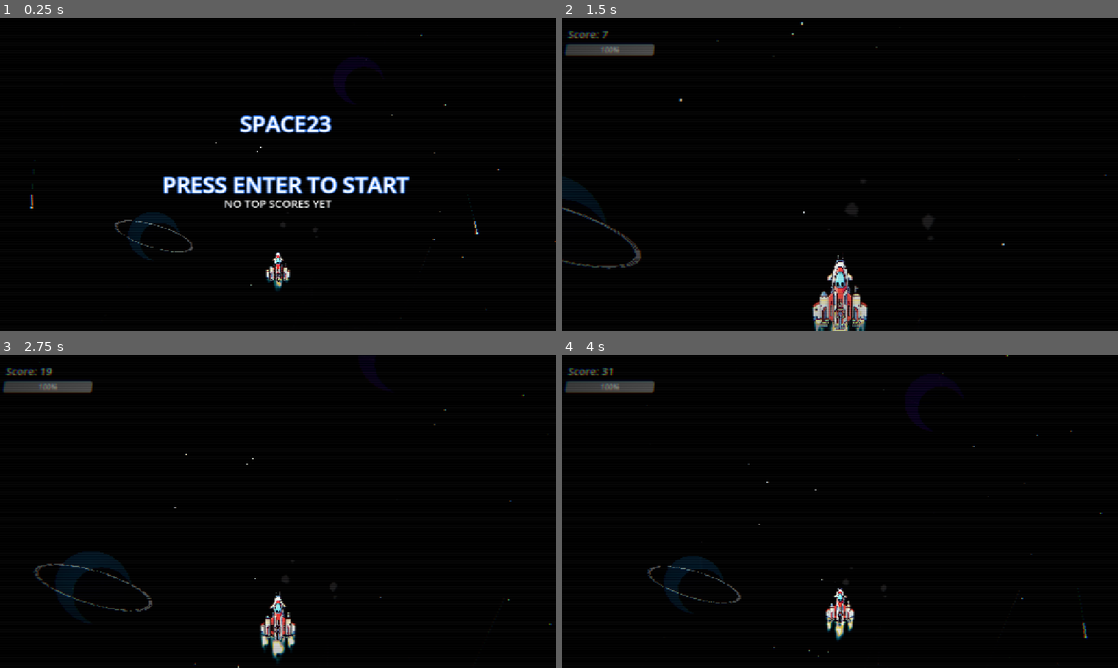
Above: before the commit, frames 1-4 (two rows, left to right).
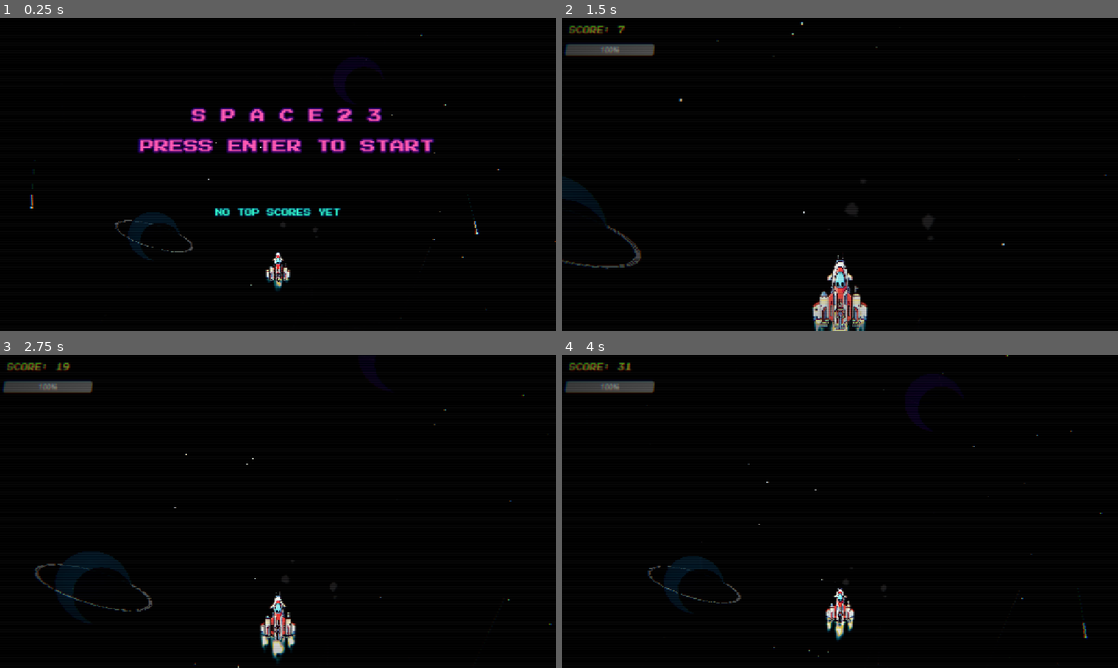
Above: after the commit, the same moments.

Repository: fabriziosalmi/space23
Game: Godot game, scene res://Main.tscn
The game is run twice, just before and just after one commit, with the same random seed, the same clock (stepped at 60 frames per second) and the same inputs. Sound files missing from this copy of the repository are replaced by a short silence.
Inputs:
- Up to frame 1 (0.25 s): no input
- Up to frame 2 (1.5 s): tap Enter (ui_accept) at 0.5, 0.77 s; hold Right 0.53-1.28 s; hold Space 0.53-1.28 s; hold Down from 1.28 s (still down); tap Shift at 1.35 s
- Up to frame 3 (2.75 s): tap Enter (ui_accept) at 1.52 s; release Down at 2.03 s; hold Right from 2.03 s (still down); hold Space from 2.03 s (still down)
- Up to frame 4 (4 s): release Right at 2.78 s; release Space at 2.78 s; hold Up 2.78-3.53 s; tap Shift at 2.85 s; tap Enter (ui_accept) at 3.02, 3.77 s; hold Left from 3.53 s (still down); hold Space from 3.53 s (still down)

The runs differ from the first frame. In frame 1, 6.2% of the frame differs, in the area x 20-79%, y 28-75%; in frame 2, 0.4%; in frame 3, 0.4%; in frame 4, 0.4%.

Commit message:
UI Polishing: Add 80s arcade font, integer scores, pulsing colors, and fix planet ring 3D overlap

Diff:
--- a/BackgroundRenderer.gd
+++ b/BackgroundRenderer.gd
@@ -252,12 +252,19 @@
 	# 4. DRAW LAYER TOP
 	for e in layer_top:
 		if e.type == "planet":
-			draw_circle(e.pos, e.radius, e.color)
-			draw_circle(e.pos + Vector2(e.radius*0.25, e.radius*0.25), e.radius*0.8, Color(0, 0, 0, 0.6))
 			if e.ring:
 				draw_set_transform(e.pos, 0.3, Vector2(1.0, 0.3))
 				for r in range(3):
-					draw_arc(Vector2.ZERO, e.radius * 1.5 + r*2, 0, PI*2, 32, Color(1, 1, 1, 0.3), 1.5)
+					draw_arc(Vector2.ZERO, e.radius * 1.5 + r*2, PI, PI*2, 16, Color(1, 1, 1, 0.3), 1.5)
+				draw_set_transform(Vector2.ZERO, 0.0, Vector2.ONE)
+
+			draw_circle(e.pos, e.radius, e.color)
+			draw_circle(e.pos + Vector2(e.radius*0.25, e.radius*0.25), e.radius*0.8, Color(0, 0, 0, 0.6))
+
+			if e.ring:
+				draw_set_transform(e.pos, 0.3, Vector2(1.0, 0.3))
+				for r in range(3):
+					draw_arc(Vector2.ZERO, e.radius * 1.5 + r*2, 0, PI, 16, Color(1, 1, 1, 0.3), 1.5)
 				draw_set_transform(Vector2.ZERO, 0.0, Vector2.ONE)
 
 		elif e.type == "asteroid_group":
--- a/UIManager.gd
+++ b/UIManager.gd
@@ -18,15 +18,22 @@
 var highscores = []
 const SAVE_PATH = "user://space23_highscores.json"
 var current_final_score = 0
+var arcade_font
 
 func _ready():
+	arcade_font = preload("res://PressStart2P.ttf")
+
 	layer = 99
 	var screen_size = get_viewport().get_visible_rect().size
 
 	hud_score = Label.new()
 	hud_score.position = Vector2(20, 20)
-	hud_score.text = "Score: 0"
-	hud_score.add_theme_font_size_override("font_size", 24)
+	hud_score.text = "SCORE: 0"
+	hud_score.add_theme_font_override("font", arcade_font)
+	hud_score.add_theme_font_size_override("font_size", 16)
+	hud_score.add_theme_color_override("font_color", Color(1.0, 1.0, 0.2))
+	hud_score.add_theme_color_override("font_outline_color", Color(0.1, 0.0, 0.2))
+	hud_score.add_theme_constant_override("outline_size", 6)
 	add_child(hud_score)
 
 	hp_bar = ProgressBar.new()
@@ -37,20 +44,29 @@
 	add_child(hp_bar)
 
 	title_label = Label.new()
-	title_label.text = "SPACE23\n\nPRESS ENTER TO START"
+	title_label.text = "S P A C E 2 3\n\nPRESS ENTER TO START"
 	title_label.horizontal_alignment = HORIZONTAL_ALIGNMENT_CENTER
-	title_label.add_theme_font_size_override("font_size", 48)
-	title_label.add_theme_color_override("font_color", Color(1.0, 1.0, 1.0))
-	title_label.add_theme_color_override("font_outline_color", Color(0.2, 0.5, 1.0))
-	title_label.add_theme_constant_override("outline_size", 8)
-	title_label.position = Vector2(screen_size.x / 2.0 - 250, screen_size.y / 2.0 - 150)
+	title_label.add_theme_font_override("font", arcade_font)
+	title_label.add_theme_font_size_override("font_size", 32)
+	title_label.add_theme_color_override("font_color", Color(1.0, 0.2, 0.6))
+	title_label.add_theme_color_override("font_outline_color", Color(0.2, 0.0, 0.4))
+	title_label.add_theme_constant_override("outline_size", 12)
+	title_label.add_theme_constant_override("shadow_offset_x", 4)
+	title_label.add_theme_constant_override("shadow_offset_y", 4)
+	title_label.add_theme_color_override("font_shadow_color", Color(0.0, 0.0, 0.0))
+	title_label.position = Vector2(screen_size.x / 2.0 - 300, screen_size.y / 2.0 - 150)
+	title_label.size = Vector2(600, 200)
 	add_child(title_label)
 
 	leaderboard_label = Label.new()
-	leaderboard_label.position = Vector2(screen_size.x / 2.0 - 200, screen_size.y / 2.0 + 50)
+	leaderboard_label.position = Vector2(screen_size.x / 2.0 - 200, screen_size.y / 2.0 + 80)
 	leaderboard_label.size = Vector2(400, 200)
 	leaderboard_label.horizontal_alignment = HORIZONTAL_ALIGNMENT_CENTER
-	leaderboard_label.add_theme_font_size_override("font_size", 24)
+	leaderboard_label.add_theme_font_override("font", arcade_font)
+	leaderboard_label.add_theme_font_size_override("font_size", 16)
+	leaderboard_label.add_theme_color_override("font_color", Color(0.2, 1.0, 0.8))
+	leaderboard_label.add_theme_color_override("font_outline_color", Color(0.0, 0.2, 0.4))
+	leaderboard_label.add_theme_constant_override("outline_size", 6)
 	add_child(leaderboard_label)
 
 	hud_score.hide()
@@ -64,19 +80,24 @@
 	game_over_container.hide()
 
 	var go_label = Label.new()
-	go_label.text = "G A M E   O V E R"
+	go_label.text = "GAME OVER"
 	go_label.horizontal_alignment = HORIZONTAL_ALIGNMENT_CENTER
-	go_label.add_theme_font_size_override("font_size", 64)
-	go_label.add_theme_color_override("font_color", Color(1.0, 0.2, 0.2))
-	go_label.add_theme_color_override("font_outline_color", Color(0.2, 0.0, 0.0))
-	go_label.add_theme_constant_override("outline_size", 12)
+	go_label.add_theme_font_override("font", arcade_font)
+	go_label.add_theme_font_size_override("font_size", 48)
+	go_label.add_theme_color_override("font_color", Color(1.0, 0.1, 0.1))
+	go_label.add_theme_color_override("font_outline_color", Color(0.4, 0.0, 0.0))
+	go_label.add_theme_constant_override("outline_size", 16)
+	go_label.add_theme_constant_override("shadow_offset_x", 5)
+	go_label.add_theme_constant_override("shadow_offset_y", 5)
+	go_label.add_theme_color_override("font_shadow_color", Color(0.0, 0.0, 0.0))
 	game_over_container.add_child(go_label)
 
 	final_score_label = Label.new()
 	final_score_label.horizontal_alignment = HORIZONTAL_ALIGNMENT_CENTER
-	final_score_label.add_theme_font_size_override("font_size", 36)
+	final_score_label.add_theme_font_override("font", arcade_font)
+	final_score_label.add_theme_font_size_override("font_size", 24)
 	final_score_label.add_theme_color_override("font_color", Color(1.0, 0.8, 0.2))
-	final_score_label.add_theme_color_override("font_outline_color", Color(0.2, 0.1, 0.0))
+	final_score_label.add_theme_color_override("font_outline_color", Color(0.4, 0.2, 0.0))
 	final_score_label.add_theme_constant_override("outline_size", 8)
 	game_over_container.add_child(final_score_label)
 
@@ -84,12 +105,15 @@
 	name_input.custom_minimum_size = Vector2(300, 50)
 	name_input.alignment = HORIZONTAL_ALIGNMENT_CENTER
 	name_input.placeholder_text = "ENTER PILOT NAME"
+	name_input.add_theme_font_override("font", arcade_font)
+	name_input.add_theme_font_size_override("font_size", 16)
 	name_input.text_submitted.connect(_on_name_submitted)
 	game_over_container.add_child(name_input)
 
 	retry_button = Button.new()
 	retry_button.text = "R E T R Y"
-	retry_button.add_theme_font_size_override("font_size", 42)
+	retry_button.add_theme_font_override("font", arcade_font)
+	retry_button.add_theme_font_size_override("font_size", 24)
 	retry_button.pressed.connect(func(): retry_pressed.emit())
 	retry_button.hide()
 	game_over_container.add_child(retry_button)
@@ -97,6 +121,14 @@
 	add_child(game_over_container)
 
 	load_highscores()
+
+func _process(delta):
+	if title_label.visible:
+		var time = Time.get_ticks_msec() / 1000.0
+		# Blink effettivo su "PRESS ENTER TO START" se volessimo,
+		# ma facciamo pulsare dolcemente i colori
+		var pulse = (sin(time * 5.0) + 1.0) * 0.5
+		title_label.add_theme_color_override("font_color", Color(1.0, 0.2 + pulse * 0.6, 0.6 + pulse * 0.4))
 
 func _input(event):
 	if title_label.visible and event.is_action_pressed("ui_accept"):
@@ -116,10 +148,10 @@
 	name_submitted.emit(new_text)
 
 func show_game_over(final_score: int):
-	current_final_score = final_score
+	current_final_score = int(final_score)
 	hud_score.hide()
 	hp_bar.hide()
-	final_score_label.text = "FINAL SCORE: " + str(final_score)
+	final_score_label.text = "FINAL SCORE: " + str(current_final_score)
 	game_over_container.show()
 	name_input.show()
 	name_input.text = ""
@@ -128,7 +160,7 @@
 
 func update_hud(hp: float, score: int):
 	hp_bar.value = hp
-	hud_score.text = "Score: " + str(score)
+	hud_score.text = "SCORE: " + str(int(score))
 
 func load_highscores():
 	highscores.clear()
@@ -161,5 +193,5 @@
 	var text = "--- TOP 5 PILOTS ---\n\n"
 	for i in range(highscores.size()):
 		var entry = highscores[i]
-		text += str(i+1) + ". " + entry.name + " : " + str(entry.score) + "\n"
+		text += str(i+1) + ". " + entry.name.substr(0, 8).rpad(8) + " " + str(int(entry.score)).pad_zeros(6) + "\n"
 	leaderboard_label.text = text
Binary file added: PressStart2P.ttf
